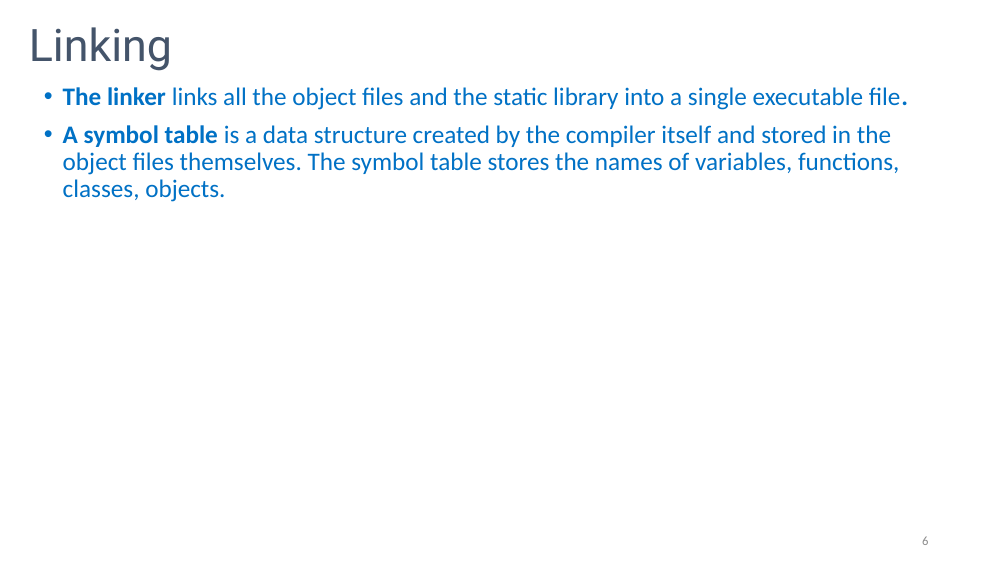
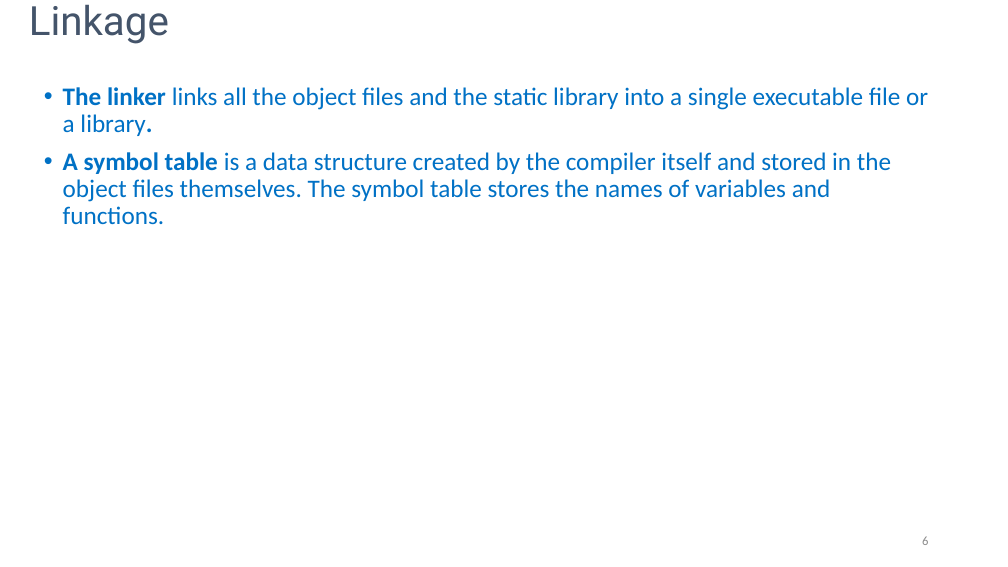
Before and after one commit to rarutyun/cpp-courses, a slide deck: slide 6 of 00_сompilation_process/00_сompilation_process.pptx. Drawn at 1008x567 pixels with LibreOffice and Linux fonts; fonts in the diff are those of the drawing. Boxes give left, top, right and bottom in pixels: in the first picture for what was removed or moved away, otherwise in the second. Text is boxed around its words. In the diff, an @@ line names an element or a change of style, - is before the commit and + after.

Commit message:
Rework materials
Move variables information to the code and remove redundant slides.

```diff
--- a/00_сompilation_process/00_сompilation_process.pptx
+++ b/00_сompilation_process/00_сompilation_process.pptx
@@ title at box(29, 4, 169, 44): text changed; size 32 to 28.8 pt @@
-Linking
+Linkage
@@ text at box(63, 87, 928, 225): text changed @@
-• The linker links all the object files and the static library into a single executable file.
-• A symbol table is a data structure created by the compiler itself and stored in the object files themselves. The symbol table stores the names of variables, functions, classes, objects.
+• The linker links all the object files and the static library into a single executable file or a library.
+• A symbol table is a data structure created by the compiler itself and stored in the object files themselves. The symbol table stores the names of variables and functions.
```
Also in this commit, not shown: 4 other slides changed, 3 slides removed, 4 other files.
